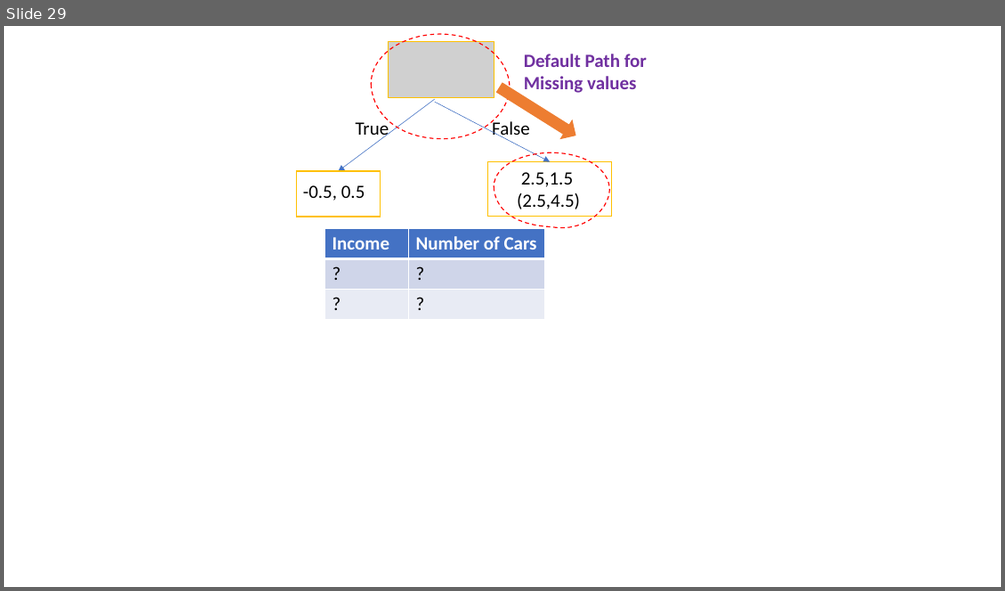
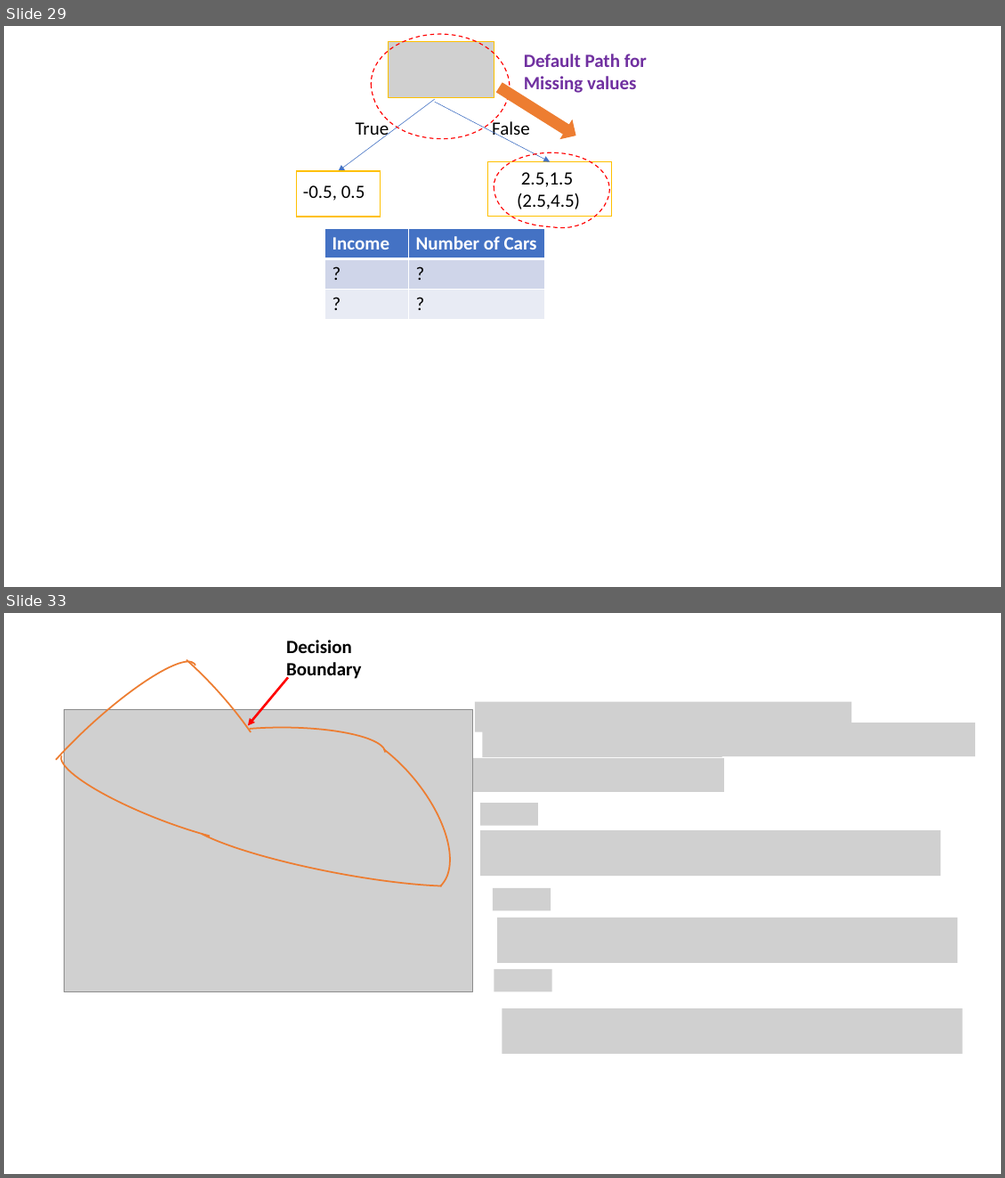
Before and after one commit to beckswu/beckswu.github.io, a slide deck: img/post/Natural-Language-Processing/course2/formula.pptx. Shown one above the other, each under a label of ours: slide 29 before the commit, slides 29 and 33 after it; the slides between them are not shown. The pictures are 1005x591 and 1005x1178 pixels, drawn with LibreOffice and Linux fonts; fonts in the diff are those of the drawing; grey boxes stand for pictures. Boxes give left, top, right and bottom in pixels: in the first picture for what was removed or moved away, otherwise in the second. Text is boxed around its words. In the diff, an @@ line names an element or a change of style, - is before the commit and + after.

```diff
--- a/img/post/Natural-Language-Processing/course2/formula.pptx
+++ b/img/post/Natural-Language-Processing/course2/formula.pptx
@@ slide 33 added at (4, 613, 1001, 1174), background #FFFFFF @@
@@ arc (boxed as its full ellipse) added at (113, 615, 291, 806), outline #ED7D31 1.5 pt @@
@@ arc (boxed as its full ellipse) added at (4, 645, 211, 842), outline #ED7D31 1.5 pt @@
@@ text added at (286, 640, 362, 681), 18 pt, text #000000, bold @@
+Decision Boundary
@@ arrow added from (288, 677) to (248, 726), #FF0000 2.25 pt @@
@@ picture added at (65, 709, 473, 992) @@
@@ arc (boxed as its full ellipse) added at (271, 700, 477, 919), outline #ED7D31 1.5 pt @@
@@ picture added at (475, 702, 852, 732) @@
@@ arc (boxed as its full ellipse) added at (53, 732, 291, 862), outline #ED7D31 1.5 pt @@
@@ arc (boxed as its full ellipse) added at (179, 728, 386, 778), outline #ED7D31 1.5 pt @@
@@ picture added at (483, 731, 722, 757) @@
@@ picture added at (720, 723, 975, 756) @@
@@ picture added at (469, 758, 724, 792) @@
@@ arc (boxed as its full ellipse) added at (181, 795, 497, 902), outline #ED7D31 1.5 pt @@
@@ picture added at (480, 803, 538, 826) @@
@@ picture added at (480, 831, 941, 876) @@
@@ picture added at (493, 888, 550, 910) @@
@@ picture added at (498, 917, 958, 963) @@
@@ picture added at (494, 969, 552, 991) @@
@@ picture added at (502, 1008, 963, 1054) @@
```
Also in this commit, not shown: 3 other slides added, 3 other files.
